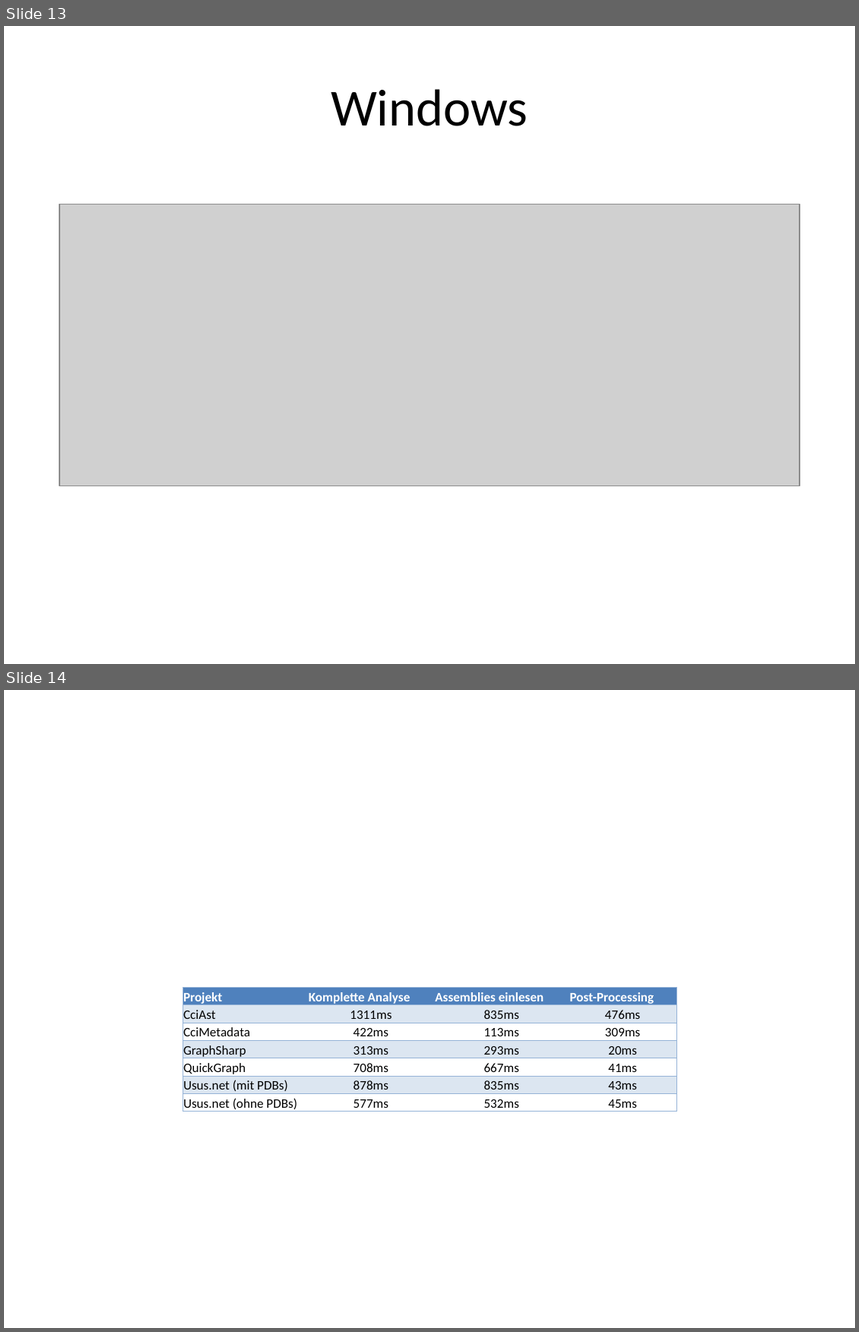
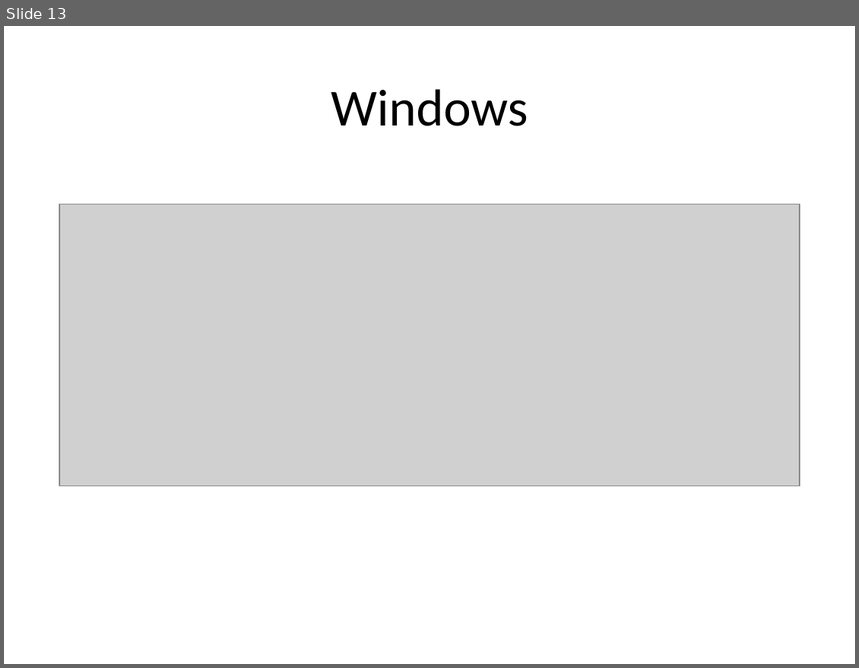
Before and after one commit to halllo/MTSS12, a slide deck: text/images/illustrations.pptx. Shown one above the other, each under a label of ours: slides 13 and 14 before the commit, slide 13 after it. The pictures are 859x1332 and 859x668 pixels, drawn with LibreOffice and Linux fonts; fonts in the diff are those of the drawing; grey boxes stand for pictures. Boxes give left, top, right and bottom in pixels: in the first picture for what was removed or moved away, otherwise in the second. Text is boxed around its words. In the diff, an @@ line names an element or a change of style, - is before the commit and + after.

```diff
--- a/text/images/illustrations.pptx
+++ b/text/images/illustrations.pptx
@@ slide 14 removed at <box>4,690,855,1328</box>, background #FFFFFF @@
@@ table removed at <box>183,988,677,1115</box>, 7 rows, 4 columns @@
-Projekt | Komplette Analyse | Assemblies einlesen | Post-Processing
-CciAst | 1311ms | 835ms | 476ms
-CciMetadata | 422ms | 113ms | 309ms
-GraphSharp | 313ms | 293ms | 20ms
-QuickGraph | 708ms | 667ms | 41ms
-Usus.net (mit PDBs) | 878ms | 835ms | 43ms
-Usus.net (ohne PDBs) | 577ms | 532ms | 45ms
```
Also in this commit, not shown: 1 slide added, 14 other files.
